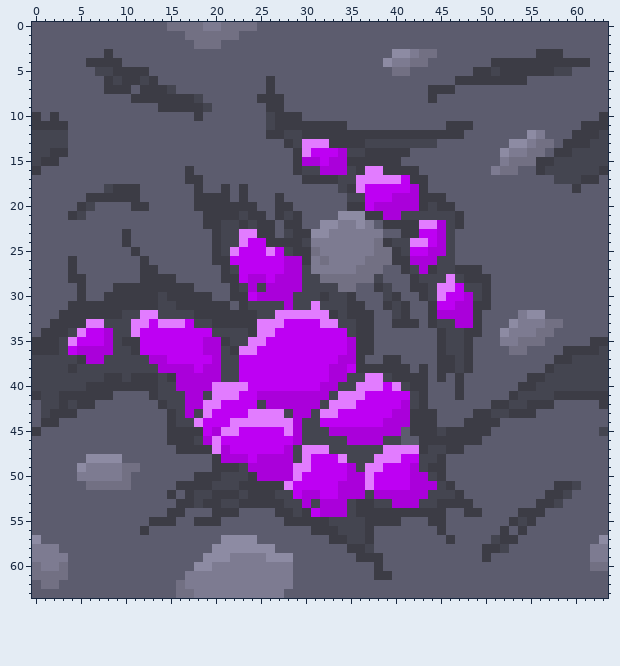
Two versions of one pixel-art sprite, Assets/Resources/Tiles/Deposit_B_0.png. The picture above was drawn from the file before the commit.
The file is 64x64 pixels. Colours within 5 levels of each other are drawn and written as one.
Once edited:
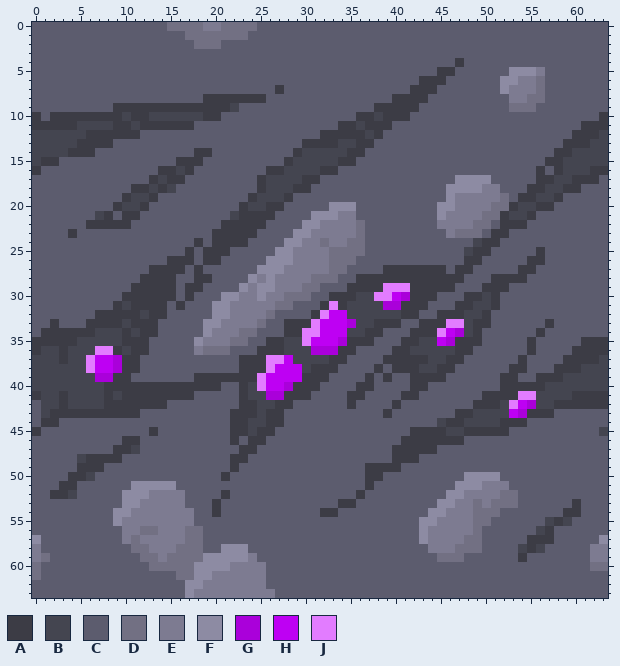
Palette (. is transparent): A #3c3c45  B #444550  C #5c5c6e  D #727083  E #7d7b91  F #8d8ba3  G #aa00da  H #be00f3  J #e27cff
Log entry: deposits, no facility over facility
What changed:
Changed rows in their new state; - is an unchanged pixel.
first column x 1:
 1 ----------------------D----------------------------------------
 3 -------C-------------------------------CCCCC-----------CCC-----
 4 -----CCCC-----------------------------CCCCC---A---CCCCCCCCCCC--
 5 ------CCCCCC---------------------------CC---AA--CCCCFFFECCC----
 6 -------CCCCCC------------C----------------AAA-CCCCCFFEED-------
 7 -------CCC-CCCC----------CA--------------AA-CC-----FEEED-------
 8 ----------CCCCCCCCAAAAAA-CC------------AAAAC--------EEDD-------
 9 --------AAAAA-----AAAB---CC----------AAAAA----------DDD--------
10 --AAAAAAABAABBBBBBAA-----CCCC------AABAAA----------------------
11 ---ABBBBAABAAAAAA--------CCCCCCCC-ABAAA------CCC---------------
12 ---BBAAAAAA--------------CCCCCC-----B-CCCCCCCCC-------CC-------
13 ---BAAAA-------------------CCAAA-BB-ACCCCCCC--------CCCCC------
14 -BBAAA-----------AA----------BBBBBAACCCCC----------CCCCC-------
15 ---------------AAA---------ABBBBBA-CCCCC-----------CCCCC-A-----
16 -------------AAB---------AABB--AACCCCCCCCC--------CCC---CA---A-
17 ------------ABAACC------ABBBB--CCCCCCCCCCCC---FFFF-----AA--A---
18 -------CCC-ABAB--C--C-C-ABBBAA---CCCCCCCCCC--FFFFEE---AABBA----
19 -----CCCC-BBA----CCCC-CABBBA------CCCCCCCCCCCFEEEEED-AABBA-----
20 ----CC--ABB------CCCCC-BBA-C----FFFCCCCCCCCCFFEEEEDDABBAA------
21 ---CC-BA-AA-------CCCBA--ACCC-FFFEECCCCCCCCCFEEEEDDABBA--------
22 -----AAAAA--------CCAA-A-C-CCFFEE--DC-CCCCCCEEEEDD-AAA---------
23 ---A-----C----------AAAACC-CFFEE---DCC--CCCCCEDDD-AA-----------
24 ---------C-------A--AAACCCCFFE-D--DDCCCCCCCCCC--BAA------------
25 ----------C-----A-A-ACCCCCFFEEE-DDDDCCCCCCCCCC-BAA-----A-------
26 ---C-------C--AAA-A-CCCCCFFFEE-EDDDCCCCCCCCCCC-AA-----AA-------
27 ---C-------C-AAA-A--CCCCFFFEEE--DDCCCCAA-AA-AC--C----AA--------
28 ---CC------------AA-CCCFEFEEEED--CCAAAAAA-AAAAACCCAAAA---------
29 ----C---CC-----C-A---CFEFFEEEDDCCCAAA-JJJ--AAACCC-AA-----------
30 ----C--CC----A-C-CC-FFEEFEEDDDCCAA-BBJJHGA-ACCCAABA------------
31 ---CCCCC-B---AC-CCCFFEEEEEDDCCCAJABBBBGG-AACCCAABBA------------
32 --CCCC---AABAACCCCCFFEEEEDCCCCA-HHBBBBB--A-CAAABBA---CCC-------
33 --CCCAAAA-AAACCCCCFFEEEEDCCAAAJHHHGBBAA-CCA-AJJB-A--CCCCAC-----
34 ---AAABB-ABAACCCCCFEEEDDCCCAAJJ----B-A---AAAJHGB---CCCCAC------
35 --AABBBB---ACCCCCFEEEDDCCAABBJ---GA-----AABBHGA-A--CCCAC----A--
36 BBABBBJJA--ACCCCCEDDDCCCAAABBBGGGAACC--AABBBB-A-----CCA---C---A
37 --A-BJHHGAACCCCCCCCCCCAAAJJ-BBBBAACC----AAABB-AC-----A---C-AAA-
38 ---B-JHHGAACCCCCCCCCCCAAAJ---BAAACCCC-C--ABB--CC----AA--CAAA---
39 ------GG-ACCCCCCCAAAAAAAJ----AAACCCCACACC--A--C----AA-C-AA-----
40 -----BB------AAAAAAACCABJ--GAAACCCCAACCCC-----C----AA--A-------
41 ---BBBB-BAAA-AAAACCCCCABB--AAACCCCAACCCCAAC---C--AAA-JJ--BB----
42 ----BBBAAAAAA-CCCCCCCCAA-BAACCCCCCACCCCACCC-----AA-BJHGBBAAAAA-
43 ----AAAAAAA---CCCCCCCAAABAACCCCCCCCCCCACCCCC--AABB--HG-AA------
44 --------------CCCCCCCAABBAACCCCCCCCCCCCCCCCCBAABBBBAAA---------
45 ------------A-CCCCCCCAABAACCCCCCCCCCCCCC----ABB---AA-----------
46 ---------AA---CCCCCCCACAACCCCCCCCCCCCCCCAA-----CC--------------
47 --------AAB----CCCCCCCAACCCCCCCCCCCCCCCAAA-ACCC----------------
48 ----BAAAA----------CCAACCCCCCCCCCCCCCCCAAACCC------------------
49 ----AAACCCC--------CC-CCCCCCCCCCCCCCAAAACCCCC------------------
50 ---AABCCCC-------CCCACCCCCCCCCCCCCCCAACCCCCCC--FFFF------------
51 --AA-CCCCCFFFFFCCCCCCCCCCCCCCCCCCCCCACCCCCCCCCFFFEEE-----CCC---
52 -AAB-----FFFEEEECCCC-CCCCCCCCCCCCCCACCCCCCCCCFFEEEEDD---CCC----
53 ---------FFEEEEECCC-CCCCCCCCCCCCCAACCCCCCCCCFFEEDEDDD--CCC-A---
54 --------FFEEEEEEE---CC----CCCCCAACCCCCCCCCCFFEEEDDD--CCC--AA---
55 --------FEEEEEEEECCC-------CCCCCCCCCCCCC--FFEEEEDD--CCC-BAB----
56 ---------EEDDEEEDD------------CCCCCCC-----FEEEEED--C-C-BA------
57 ---------EDEEEEEDD--CCCC--------CCCCC-----FEEEEDD-CCC-AAA------
58 CC--------DDEEEDDD-C---CCC--------CCC------EEEDDDCCC-BAB-------
59 DCC--------DDEDDDD---FF-CCCC-------CCC------DDD--C---A---------
60 CCC---------DDDDD--FF----CCC---------C-------------------------
61 CCC------------DDFF------CCC---------CC------------------------
62 CC-------------CFF-------CCC-----------------------------------
63 ---------------CF---------C------------------------------------
